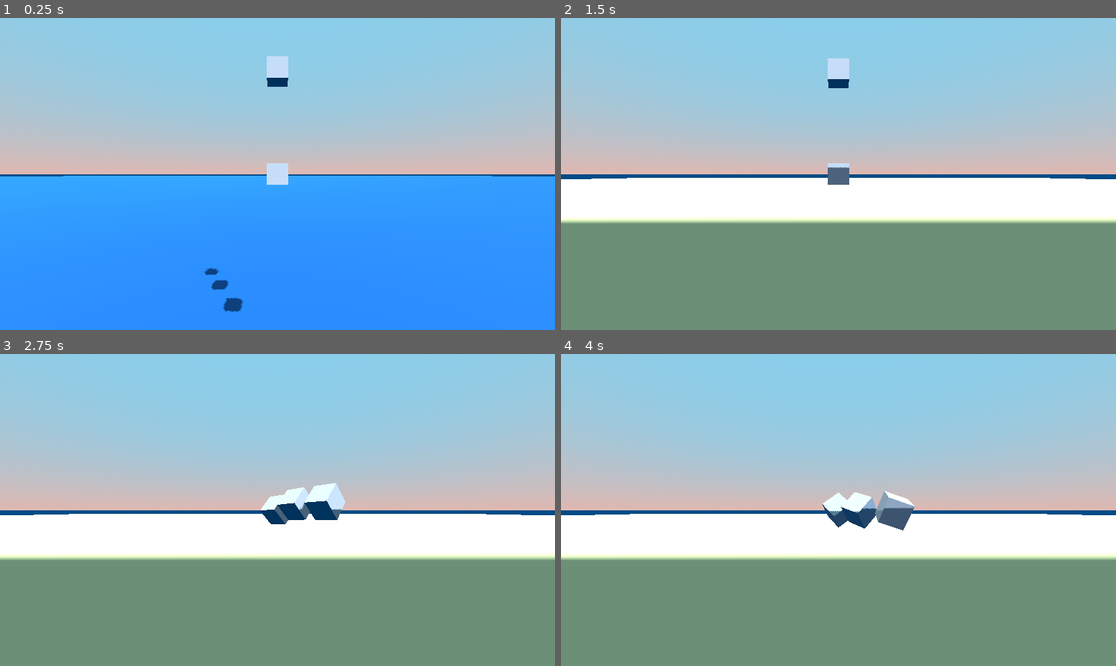
Above: before the commit, frames 1-4 (two rows, left to right).
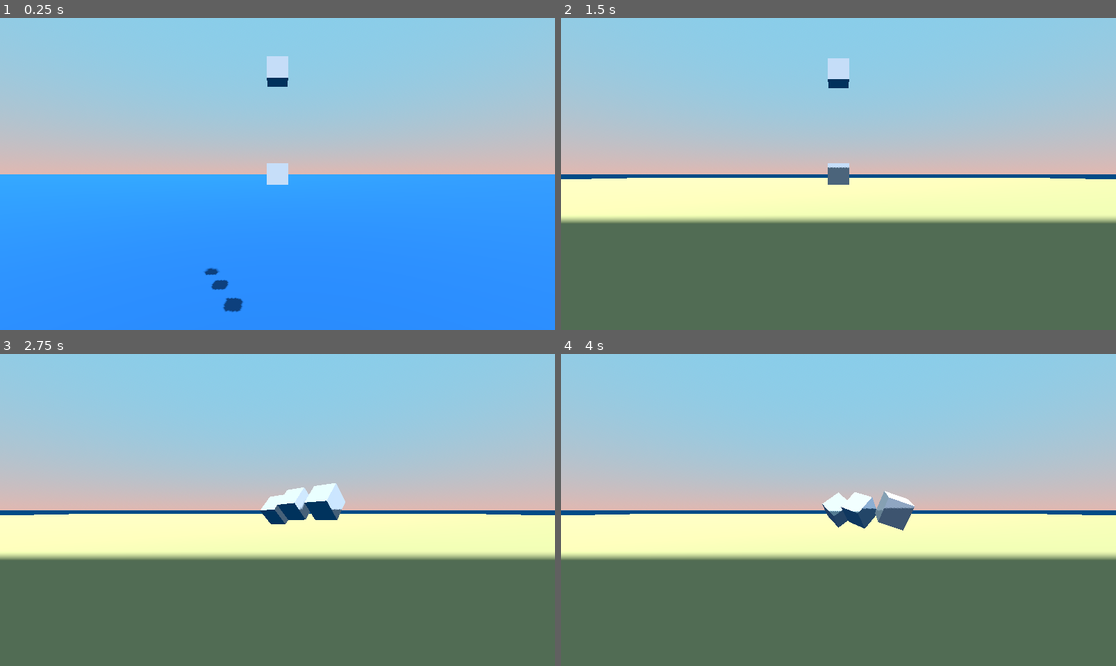
Above: after the commit, the same moments.

Repository: ShidWit/BattleShipBuilder
Game: Godot game, scene res://scenes/world/level/TestScene.tscn
Two runs of this game, one before a commit and one after it. Both use one fixed random seed, a clock stepped at 60 frames per second and the inputs below. Before the commit the project starts from res://Scenes/MainScene.tscn.
Inputs (mouse positions are in pixels of both pictures, inside the frame that each line leads up to):
- Up to frame 1 (0.25 s): no input
- Up to frame 2 (1.5 s): move the mouse to (960, 158) at 0.52 s; click (960, 158) at 0.67 s; move the mouse to (727, 189) at 1.27 s; click (727, 189) at 1.42 s
- Up to frame 3 (2.75 s): move the mouse to (333, 441) at 2.02 s; click (333, 441) at 2.17 s
- Up to frame 4 (4 s): move the mouse to (810, 572) at 2.77 s; click (810, 572) at 2.92 s; move the mouse to (1005, 556) at 3.52 s; click (1005, 556) at 3.67 s

The runs differ from the first frame. In frame 1, 0.5% of the frame differs, in the area x 0-100%, y 50-51%; in frame 2, 49%, in the area x 0-100%, y 51-100%; in frame 3, 48%; in frame 4, 48%.

Commit message:
generalized improvements
updated readme.md
updated folder structure
created sand for the bottom so cubes dont sink for ever
added icons
added other stuff that i forgot to mention.

Diff:
--- a/Scenes/MainScene.tscn
+++ /dev/null
@@ -1,59 +0,0 @@
-[gd_scene load_steps=10 format=3 uid="uid://dxuxceuyvu2s6"]
-
-[ext_resource type="PackedScene" uid="uid://covgcn0xu46sa" path="res://Scenes/Water.tscn" id="1"]
-[ext_resource type="PackedScene" uid="uid://rk6pkg4qk37b" path="res://Scenes/Block.tscn" id="2"]
-[ext_resource type="Script" path="res://Scripts/Camera.gd" id="3"]
-
-[sub_resource type="ProceduralSkyMaterial" id="ProceduralSkyMaterial_1jarp"]
-sky_top_color = Color(0.529412, 0.807843, 0.921569, 1)
-sky_horizon_color = Color(0.878431, 0.721569, 0.694118, 1)
-ground_bottom_color = Color(0.00784314, 0.294118, 0.52549, 1)
-ground_horizon_color = Color(0.00784314, 0.294118, 0.52549, 1)
-
-[sub_resource type="Sky" id="Sky_1dqkq"]
-sky_material = SubResource("ProceduralSkyMaterial_1jarp")
-
-[sub_resource type="Environment" id="Environment_u0r7l"]
-background_mode = 2
-sky = SubResource("Sky_1dqkq")
-
-[sub_resource type="StandardMaterial3D" id="StandardMaterial3D_qgaqo"]
-albedo_color = Color(0.760784, 0.698039, 0.501961, 1)
-
-[sub_resource type="PlaneMesh" id="PlaneMesh_8b2rn"]
-
-[sub_resource type="BoxShape3D" id="BoxShape3D_dahio"]
-
-[node name="MainScene" type="Node3D"]
-
-[node name="Water" parent="." instance=ExtResource("1")]
-
-[node name="Camera3D" type="Camera3D" parent="."]
-transform = Transform3D(1, 0, 0, 0, 1, 0, 0, 0, 1, 0.008, 15.041, 6.706)
-script = ExtResource("3")
-
-[node name="WorldEnvironment" type="WorldEnvironment" parent="."]
-environment = SubResource("Environment_u0r7l")
-
-[node name="MeshInstance3D - SandBottom" type="MeshInstance3D" parent="."]
-transform = Transform3D(1000, 0, 0, 0, 1, 0, 0, 0, 1000, 0, -20, 0)
-material_override = SubResource("StandardMaterial3D_qgaqo")
-mesh = SubResource("PlaneMesh_8b2rn")
-
-[node name="Area3D" type="Area3D" parent="MeshInstance3D - SandBottom"]
-
-[node name="CollisionShape3D" type="CollisionShape3D" parent="MeshInstance3D - SandBottom/Area3D"]
-shape = SubResource("BoxShape3D_dahio")
-
-[node name="DirectionalLight3D" type="DirectionalLight3D" parent="."]
-transform = Transform3D(0.84103, -0.454594, 0.29328, 0, 0.542119, 0.840302, -0.540989, -0.706719, 0.455938, 0, 19.0891, 0)
-shadow_enabled = true
-
-[node name="Block" parent="." instance=ExtResource("2")]
-transform = Transform3D(1, 0, 0, 0, 1, 0, 0, 0, 1, 0, 10, 0)
-
-[node name="Block2" parent="." instance=ExtResource("2")]
-transform = Transform3D(1, 0, 0, 0, 1, 0, 0, 0, 1, 0, 15, 0)
-
-[node name="Block3" parent="." instance=ExtResource("2")]
-transform = Transform3D(1, 0, 0, 0, 1, 0, 0, 0, 1, 0.2, 20, 0.2)
--- a/default_env.tres
+++ /dev/null
@@ -1,7 +0,0 @@
-[gd_resource type="Environment" load_steps=2 format=3 uid="uid://cegabr4sok1r8"]
-
-[sub_resource type="Sky" id="1"]
-
-[resource]
-background_mode = 2
-sky = SubResource("1")
--- a/project.godot
+++ b/project.godot
@@ -12,9 +12,9 @@
 
 config/name="Battle Ship Builder"
 config/version="0.0.01"
-run/main_scene="res://Scenes/MainScene.tscn"
+run/main_scene="res://scenes/world/level/TestScene.tscn"
 config/features=PackedStringArray("4.2")
-config/icon="res://Textures/icon.png"
+config/icon="res://assets/textures/icon.png"
 
 [gui]
 
@@ -23,7 +23,3 @@
 [physics]
 
 common/enable_pause_aware_picking=true
-
-[rendering]
-
-environment/defaults/default_environment="res://default_env.tres"
--- /dev/null
+++ b/scenes/world/level/TestScene.tscn
@@ -0,0 +1,46 @@
+[gd_scene load_steps=8 format=3 uid="uid://dxuxceuyvu2s6"]
+
+[ext_resource type="PackedScene" uid="uid://covgcn0xu46sa" path="res://scenes/world/level/added/Water.tscn" id="1_00g14"]
+[ext_resource type="Script" path="res://scripts/Camera.gd" id="2_yyj3u"]
+[ext_resource type="PackedScene" uid="uid://rk6pkg4qk37b" path="res://scenes/placeables/blocks/Block.tscn" id="3_p8m06"]
+[ext_resource type="PackedScene" uid="uid://dgku8jt4rb3aj" path="res://scenes/world/level/added/Sand.tscn" id="4_3o6e4"]
+
+[sub_resource type="ProceduralSkyMaterial" id="ProceduralSkyMaterial_1jarp"]
+sky_top_color = Color(0.529412, 0.807843, 0.921569, 1)
+sky_horizon_color = Color(0.878431, 0.721569, 0.694118, 1)
+ground_bottom_color = Color(0.00784314, 0.294118, 0.52549, 1)
+ground_horizon_color = Color(0.00784314, 0.294118, 0.52549, 1)
+
+[sub_resource type="Sky" id="Sky_1dqkq"]
+sky_material = SubResource("ProceduralSkyMaterial_1jarp")
+
+[sub_resource type="Environment" id="Environment_u0r7l"]
+background_mode = 2
+sky = SubResource("Sky_1dqkq")
+
+[node name="MainScene" type="Node3D"]
+
+[node name="Water" parent="." instance=ExtResource("1_00g14")]
+
+[node name="Sand" parent="." instance=ExtResource("4_3o6e4")]
+transform = Transform3D(1, 0, 0, 0, 1, 0, 0, 0, 1, 0, -20, 0)
+
+[node name="Camera3D" type="Camera3D" parent="."]
+transform = Transform3D(1, 0, 0, 0, 1, 0, 0, 0, 1, 0.008, 10.6271, 6.706)
+script = ExtResource("2_yyj3u")
+
+[node name="WorldEnvironment" type="WorldEnvironment" parent="."]
+environment = SubResource("Environment_u0r7l")
+
+[node name="DirectionalLight3D" type="DirectionalLight3D" parent="."]
+transform = Transform3D(0.84103, -0.454594, 0.29328, 0, 0.542119, 0.840302, -0.540989, -0.706719, 0.455938, 0, 19.0891, 0)
+shadow_enabled = true
+
+[node name="Block" parent="." instance=ExtResource("3_p8m06")]
+transform = Transform3D(1, 0, 0, 0, 1, 0, 0, 0, 1, 0, 10, 0)
+
+[node name="Block2" parent="." instance=ExtResource("3_p8m06")]
+transform = Transform3D(1, 0, 0, 0, 1, 0, 0, 0, 1, 0, 15, 0)
+
+[node name="Block3" parent="." instance=ExtResource("3_p8m06")]
+transform = Transform3D(1, 0, 0, 0, 1, 0, 0, 0, 1, 0.2, 20, 0.2)
--- /dev/null
+++ b/scenes/world/level/added/Sand.tscn
@@ -0,0 +1,19 @@
+[gd_scene load_steps=4 format=3 uid="uid://dgku8jt4rb3aj"]
+
+[sub_resource type="StandardMaterial3D" id="StandardMaterial3D_b8euq"]
+albedo_color = Color(0.580392, 0.521569, 0.337255, 1)
+
+[sub_resource type="PlaneMesh" id="PlaneMesh_3g3w3"]
+
+[sub_resource type="BoxShape3D" id="BoxShape3D_gptfx"]
+
+[node name="StaticBody3D" type="StaticBody3D"]
+
+[node name="MeshInstance3D" type="MeshInstance3D" parent="."]
+transform = Transform3D(1000, 0, 0, 0, 1, 0, 0, 0, 1000, 0, 0, 0)
+material_override = SubResource("StandardMaterial3D_b8euq")
+mesh = SubResource("PlaneMesh_3g3w3")
+
+[node name="CollisionShape3D" type="CollisionShape3D" parent="."]
+transform = Transform3D(10000, 0, 0, 0, 0.1, 0, 0, 0, 10000, 0, 0, 0)
+shape = SubResource("BoxShape3D_gptfx")
--- a/Scenes/Water.tscn
+++ b/scenes/world/level/added/Water.tscn
@@ -1,6 +1,6 @@
 [gd_scene load_steps=5 format=3 uid="uid://covgcn0xu46sa"]
 
-[ext_resource type="Script" path="res://Scripts/WaterArea.gd" id="1"]
+[ext_resource type="Script" path="res://scripts/WaterArea.gd" id="1"]
 
 [sub_resource type="StandardMaterial3D" id="StandardMaterial3D_824v2"]
 albedo_color = Color(0.00784314, 0.294118, 0.52549, 1)
@@ -12,7 +12,7 @@
 [node name="Water" type="Node3D"]
 
 [node name="MeshInstance3D" type="MeshInstance3D" parent="."]
-transform = Transform3D(1000, 0, 0, 0, 1, 0, 0, 0, 1000, 0, 0, 0)
+transform = Transform3D(10000, 0, 0, 0, 1, 0, 0, 0, 10000, 0, 0, 0)
 material_override = SubResource("StandardMaterial3D_824v2")
 mesh = SubResource("1")
 
Renamed: Textures/icon.ico -> assets/icon.ico
Binary file added: assets/textures/BattleshipClipart.jpg
Not shown, added: assets/textures/BattleshipClipart.jpg.import
Renamed: Textures/godoticon.png -> assets/textures/godoticon.png
Not shown, changed: assets/textures/godoticon.png.import
Renamed: Textures/icon.png -> assets/textures/icon.png
Not shown, changed: assets/textures/icon.png.import
Not shown, added: export/export_presets.cfg
Renamed: Scenes/Block.tscn -> scenes/placeables/blocks/Block.tscn
Not shown, changed: README.md
